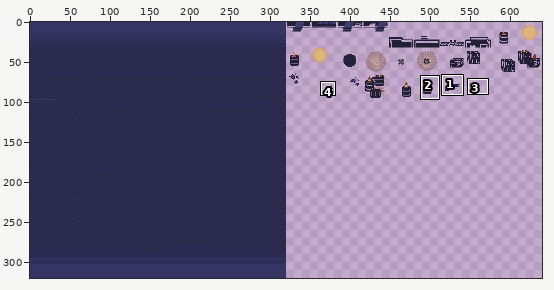
File history of a sprite sheet, static/lizenv.png. Above, an overview of the earlier version with the close-up marked.
Close-up. Before the edit:
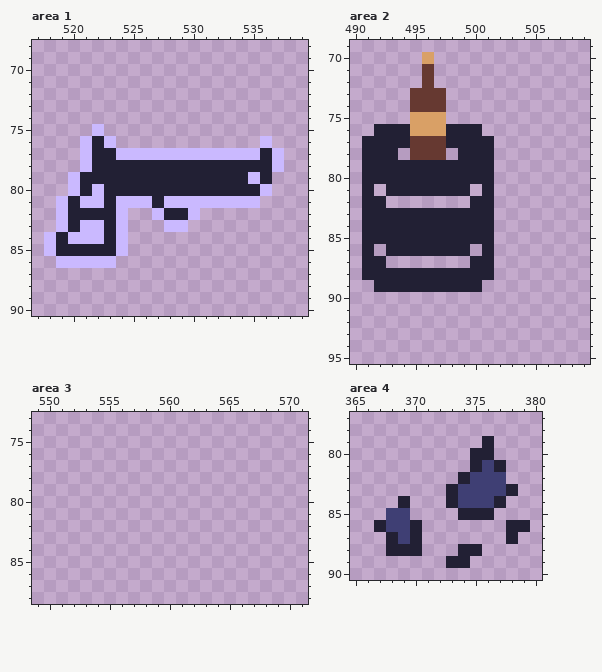
The file is 640x320 pixels. Colours within 5 levels of each other are drawn and written as one. Shown: area 1: x 517..539, y 68..90; area 2: x 490..509, y 69..95; area 3: x 549..571, y 73..88; area 4: x 365..380, y 77..90. The commit also changed other parts of the picture, which this record leaves out.
The same view after the edit:
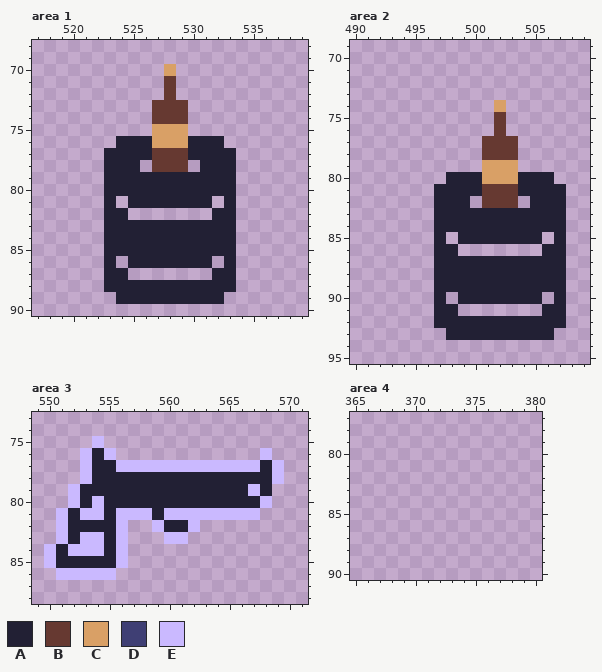
Palette (. is transparent): A #222034  B #663931  C #d9a066  D #3f3f74  E #cab9ff
Difference:
--- area 1
@@ x 517..539 @@
 69 .......................
-70 .......................
-71 .......................
-72 .......................
-73 .......................
-74 .......................
-75 .....E.................
-76 ....EAE............E...
-77 ....EAAEEEEEEEEEEEEAE..
-78 ....EAAAAAAAAAAAAAAAE..
-79 ...EAAAAAAAAAAAAAAEA...
-80 ...EAEAAAAAAAAAAAAAE...
-81 ..EAEEAEEEAEEEEEEEE....
-82 ..EAAAAE..EAAE.........
-83 ..EAEEAE...EE..........
-84 .EAEEEAE...............
-85 .EAAAAAE...............
-86 ..EEEEE................
-87 .......................
-88 .......................
-89 .......................
+70 ...........C...........
+71 ...........B...........
+72 ...........B...........
+73 ..........BBB..........
+74 ..........BBB..........
+75 ..........CCC..........
+76 .......AAACCCAAA.......
+77 ......AAAABBBAAAA......
+78 ......AAA.BBB.AAA......
+79 ......AAAAAAAAAAA......
+80 ......AAAAAAAAAAA......
+81 ......A.AAAAAAA.A......
+82 ......AA.......AA......
+83 ......AAAAAAAAAAA......
+84 ......AAAAAAAAAAA......
+85 ......AAAAAAAAAAA......
+86 ......A.AAAAAAA.A......
+87 ......AA.......AA......
+88 ......AAAAAAAAAAA......
+89 .......AAAAAAAAA.......
 90 .......................
--- area 2
@@ x 490..509 @@
 69 ....................
-70 ......C.............
-71 ......B.............
-72 ......B.............
-73 .....BBB............
-74 .....BBB............
-75 .....CCC............
-76 ..AAACCCAAA.........
-77 .AAAABBBAAAA........
-78 .AAA.BBB.AAA........
-79 .AAAAAAAAAAA........
-80 .AAAAAAAAAAA........
-81 .A.AAAAAAA.A........
-82 .AA.......AA........
-83 .AAAAAAAAAAA........
-84 .AAAAAAAAAAA........
-85 .AAAAAAAAAAA........
-86 .A.AAAAAAA.A........
-87 .AA.......AA........
-88 .AAAAAAAAAAA........
-89 ..AAAAAAAAA.........
-90 ....................
-91 ....................
-92 ....................
-93 ....................
+70 ....................
+71 ....................
+72 ....................
+73 ....................
+74 ............C.......
+75 ............B.......
+76 ............B.......
+77 ...........BBB......
+78 ...........BBB......
+79 ...........CCC......
+80 ........AAACCCAAA...
+81 .......AAAABBBAAAA..
+82 .......AAA.BBB.AAA..
+83 .......AAAAAAAAAAA..
+84 .......AAAAAAAAAAA..
+85 .......A.AAAAAAA.A..
+86 .......AA.......AA..
+87 .......AAAAAAAAAAA..
+88 .......AAAAAAAAAAA..
+89 .......AAAAAAAAAAA..
+90 .......A.AAAAAAA.A..
+91 .......AA.......AA..
+92 .......AAAAAAAAAAA..
+93 ........AAAAAAAAA...
 94 ....................
--- area 3
@@ x 549..571 @@
 74 .......................
-75 .......................
-76 .......................
-77 .......................
-78 .......................
-79 .......................
-80 .......................
-81 .......................
-82 .......................
-83 .......................
-84 .......................
-85 .......................
-86 .......................
+75 .....E.................
+76 ....EAE............E...
+77 ....EAAEEEEEEEEEEEEAE..
+78 ....EAAAAAAAAAAAAAAAE..
+79 ...EAAAAAAAAAAAAAAEA...
+80 ...EAEAAAAAAAAAAAAAE...
+81 ..EAEEAEEEAEEEEEEEE....
+82 ..EAAAAE..EAAE.........
+83 ..EAEEAE...EE..........
+84 .EAEEEAE...............
+85 .EAAAAAE...............
+86 ..EEEEE................
 87 .......................
--- area 4
@@ x 365..380 @@
 78 ................
-79 ...........A....
-80 ..........AA....
-81 ..........ADA...
-82 .........ADDD...
-83 ........ADDDDA..
-84 ....A...ADDDA...
-85 ...DD....AAA....
-86 ..ADDA.......AA.
-87 ...ADA.......A..
-88 ...AAA...AA.....
-89 ........AA......
+79 ................
+80 ................
+81 ................
+82 ................
+83 ................
+84 ................
+85 ................
+86 ................
+87 ................
+88 ................
+89 ................
 90 ................
